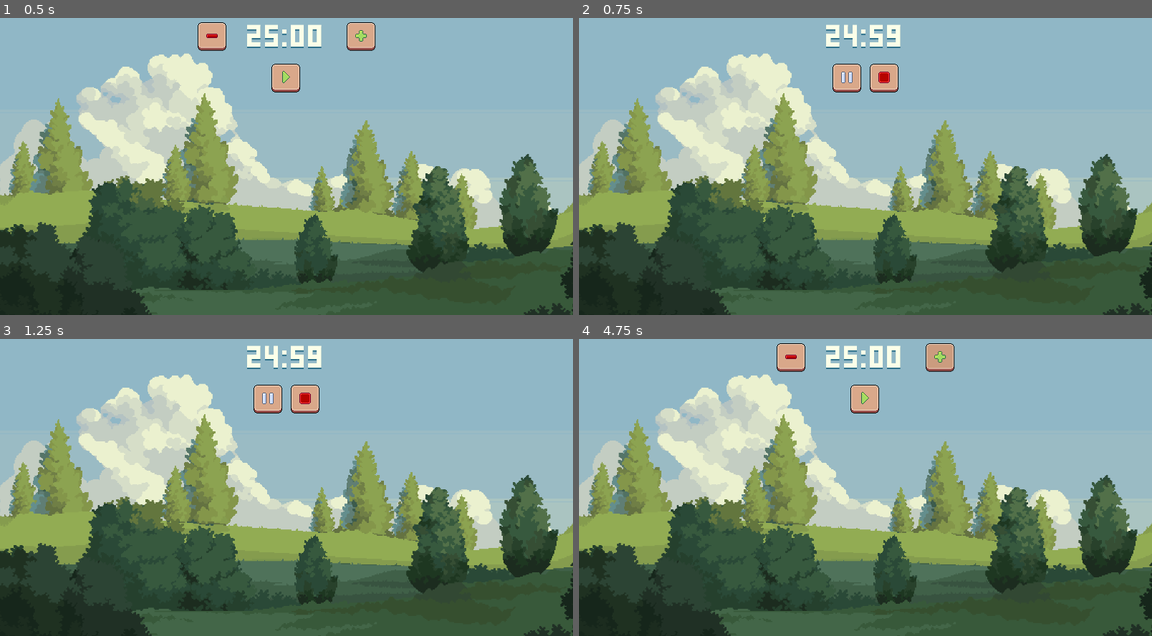
Above: before the commit, frames 1-4 (two rows, left to right).
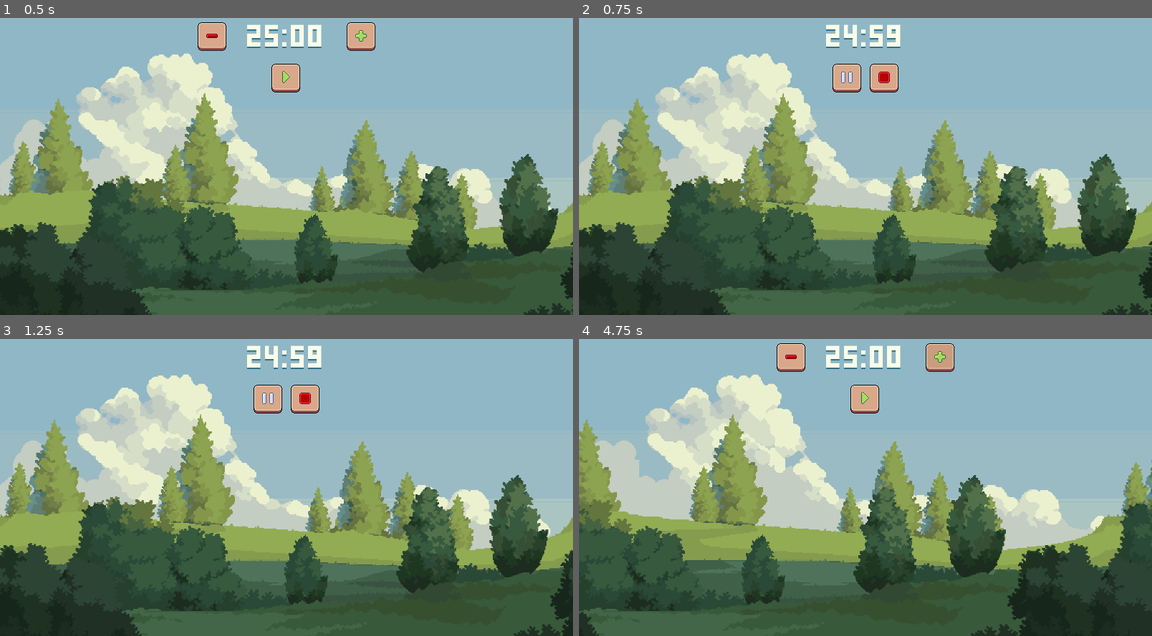
Above: after the commit, the same moments.

Repository: justkuzan/pomodoro-timer
Game: Godot game, scene res://Scenes/GameMainScene/game_main_scene.tscn
Two runs of this game, one before a commit and one after it. Both use one fixed random seed, a clock stepped at 60 frames per second and the inputs below.
Inputs (mouse positions are in pixels of both pictures, inside the frame that each line leads up to):
- Up to frame 1 (0.5 s): no input
- Up to frame 2 (0.75 s): click (865, 77) at 0.5 s
- Up to frame 3 (1.25 s): no input
- Up to frame 4 (4.75 s): click (882, 398) at 1.25 s; click (865, 398) at 2 s; click (882, 398) at 2.75 s; click (791, 356) at 3.5 s; click (939, 356) at 4.25 s

Frame 1 is identical in both runs. In frame 2, 1.1% of the frame differs, in the area x 0-100%, y 12-100%; in frame 3, 11%; in frame 4, 36%, in the area x 0-100%, y 11-100%.
Error before the commit: Invalid call. Nonexistent function 'start' in base 'Node2D (parallax_background.gd)'. (res://Scenes/GameMainScene/game_main_scene.gd:12)

Commit message:
feat: add smooth parallax transitions using Tween
Implemented Tween animation for smooth start and stop of parallax backgrounds.

Diff:
--- a/Scenes/GameMainScene/game_main_scene.gd
+++ b/Scenes/GameMainScene/game_main_scene.gd
@@ -13,16 +13,16 @@
 
 
 func _on_all_timers_general_scene_paused() -> void:
-	pass # Replace with function body.
+	parallax_background.stop()
 
 
 func _on_all_timers_general_scene_stopped() -> void:
-	pass # Replace with function body.
+	parallax_background.stop()
 
 
 func _on_all_timers_general_scene_onloaded() -> void:
-	pass # Replace with function body.
+	pass
 
 
 func _on_all_timers_general_scene_ended() -> void:
-	pass # Replace with function body.
+	parallax_background.stop()
--- a/Scenes/ParallaxBackground/parallax_background.gd
+++ b/Scenes/ParallaxBackground/parallax_background.gd
@@ -6,36 +6,49 @@
 @onready var parallax_4: Parallax2D = $parallax4
 
 
-
-# Called when the node enters the scene tree for the first time.
 func _ready() -> void:
-	pass # Replace with function body.
+	pass
 
 
-#func _process(delta: float) -> void:
-	#pass
+func start() -> void:
+	tween_on_start()
 
 
-func parallax_start() -> void:
-	parallax1()
-	parallax2()
-	parallax3()
-	parallax4()
-
-func parallax_stop() -> void:
-	pass #Сделать стейты?
-
-func parallax1() -> void:
-	parallax_1.autoscroll = Vector2(0.0, 0.0)
+func stop() -> void:
+	tween_on_stop()
 
 
-func parallax2() -> void:
-	parallax_2.autoscroll = Vector2(-10.0, 0.0)
+func tween_on_start() -> void:
+	var tween_parallax1: Tween = create_tween()
+	tween_parallax1.set_trans(Tween.TRANS_LINEAR).set_ease(Tween.EASE_IN)
+	tween_parallax1.tween_property(parallax_1,"autoscroll",Vector2(0.0, 0.0), 3.0)
+
+	var tween_parallax2: Tween = create_tween()
+	tween_parallax2.set_trans(Tween.TRANS_LINEAR).set_ease(Tween.EASE_IN)
+	tween_parallax2.tween_property(parallax_2,"autoscroll",Vector2(-10.0, 0.0), 3.0)
+
+	var tween_parallax3: Tween = create_tween()
+	tween_parallax3.set_trans(Tween.TRANS_LINEAR).set_ease(Tween.EASE_IN)
+	tween_parallax3.tween_property(parallax_3,"autoscroll",Vector2(-50.0, 0.0), 3.0)
+
+	var tween_parallax4: Tween = create_tween()
+	tween_parallax4.set_trans(Tween.TRANS_LINEAR).set_ease(Tween.EASE_IN)
+	tween_parallax4.tween_property(parallax_4,"autoscroll",Vector2(-130.0, 0.0), 3.0)
 
 
-func parallax3() -> void:
-	parallax_3.autoscroll = Vector2(-50.0, 0.0)
+func tween_on_stop() -> void:
+	var tween_parallax1: Tween = create_tween()
+	tween_parallax1.set_trans(Tween.TRANS_LINEAR).set_ease(Tween.EASE_IN)
+	tween_parallax1.tween_property(parallax_1,"autoscroll",Vector2(0.0, 0.0), 3.0)
 
+	var tween_parallax2: Tween = create_tween()
+	tween_parallax2.set_trans(Tween.TRANS_LINEAR).set_ease(Tween.EASE_IN)
+	tween_parallax2.tween_property(parallax_2,"autoscroll",Vector2(0.0, 0.0), 3.0)
 
-func parallax4() -> void:
-	parallax_4.autoscroll = Vector2(-130.0, 0.0)
+	var tween_parallax3: Tween = create_tween()
+	tween_parallax3.set_trans(Tween.TRANS_LINEAR).set_ease(Tween.EASE_IN)
+	tween_parallax3.tween_property(parallax_3,"autoscroll",Vector2(0.0, 0.0), 3.0)
+
+	var tween_parallax4: Tween = create_tween()
+	tween_parallax4.set_trans(Tween.TRANS_LINEAR).set_ease(Tween.EASE_IN)
+	tween_parallax4.tween_property(parallax_4,"autoscroll",Vector2(0.0, 0.0), 3.0)
